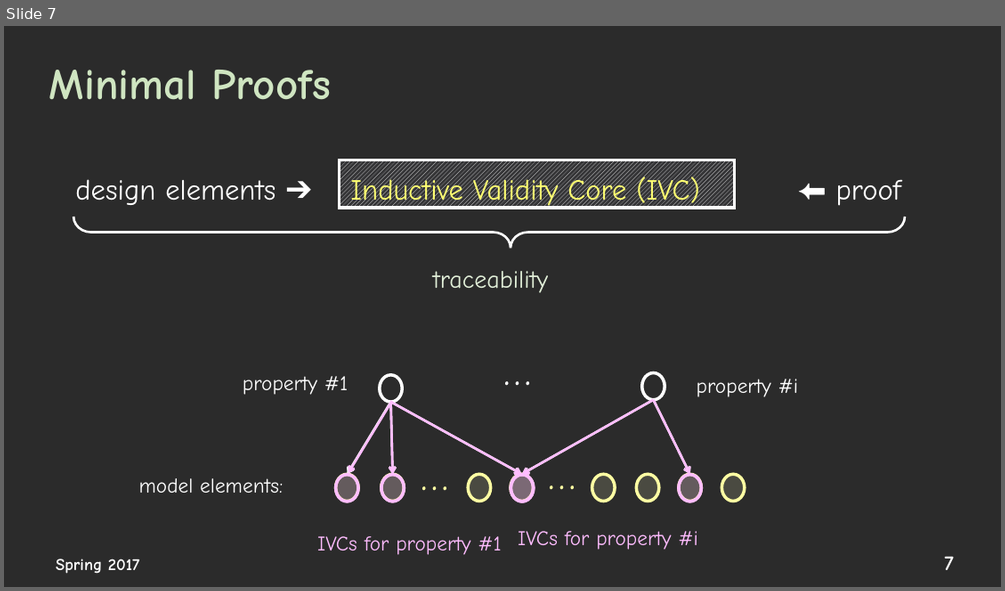
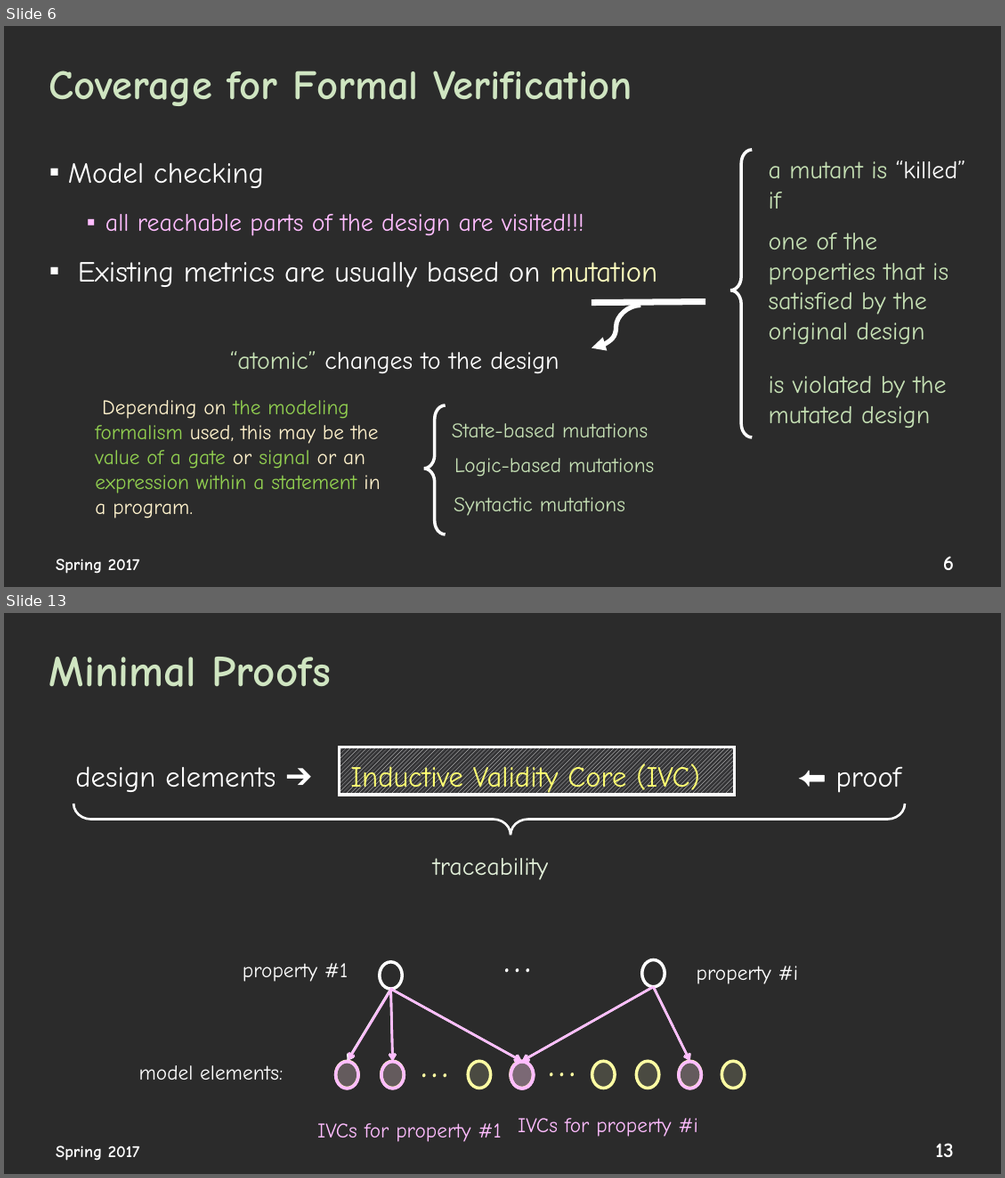
Before and after one commit to elaghs/Working, a slide deck: presentations/WPE_coverage.pptx. Shown one above the other, each under a label of ours: slide 7 before the commit, slides 6 and 13 after it; the slides between them are not shown. The pictures are 1005x591 and 1005x1178 pixels, drawn with LibreOffice and Linux fonts; fonts in the diff are those of the drawing; background and template pictures are left out; a plain dark background stands for a picture behind light text. Boxes give left, top, right and bottom in pixels: in the first picture for what was removed or moved away, otherwise in the second. Text is boxed around its words. In the diff, an @@ line names an element or a change of style, - is before the commit and + after.

```diff
--- a/presentations/WPE_coverage.pptx
+++ b/presentations/WPE_coverage.pptx
@@ slide 6 added at bbox=[4, 26, 1001, 587], background picture (left out) @@
@@ title added at bbox=[49, 70, 632, 106], 40 pt, text #CFE5C1, bold @@
+Coverage for Formal Verification
@@ left brace added at bbox=[731, 150, 752, 437], outline #FFFFFF 3 pt @@
@@ text added at bbox=[68, 162, 657, 288], 28 pt, text #FFFFFF @@
+▪ Model checking
+  ▪ all reachable parts of the design are visited!!!
+▪ Existing metrics are usually based on mutation
@@ text added at bbox=[769, 160, 966, 428], 24 pt, text #C5E0B4 @@
+  a mutant is “killed” if
+  one of the properties that is satisfied by the original design
+  is violated by the mutated design
@@ line added from (591, 303) to (705, 302), #FFFFFF 6 pt @@
@@ curved arrow added from (640, 305) to (591, 347), #FFFFFF 4.5 pt @@
@@ text added at bbox=[230, 351, 558, 374], 24 pt, text #FFFFFF @@
+  “atomic” changes to the design
@@ text added at bbox=[95, 400, 380, 518], 20 pt, text #92D050 @@
+Depending on the modeling formalism used, this may be the value of a gate or signal or an expression within a statement in a program.
@@ left brace added at bbox=[424, 405, 445, 534], outline #FFFFFF 3 pt @@
@@ text added at bbox=[452, 423, 647, 437], 20 pt, text #C5E0B4 @@
+  State-based mutations
@@ text added at bbox=[454, 458, 654, 476], 20 pt, text #C5E0B4 @@
+  Logic-based mutations
@@ text added at bbox=[453, 497, 625, 516], 20 pt, text #C5E0B4 @@
+  Syntactic mutations
@@ text added at bbox=[56, 558, 140, 573], 16 pt, text #FFFFFF, bold @@
+Spring 2017
@@ page number added at bbox=[943, 556, 954, 570], 20 pt, text #FFFFFF, bold @@
+6
@@ what was slide 7 is now slide 13 @@
@@ page number at bbox=[935, 1143, 954, 1157]: text changed @@
-7
+13
```
Also in this commit, not shown: 14 slides changed, 23 other slides added, 4 slides removed, 3 other files.
